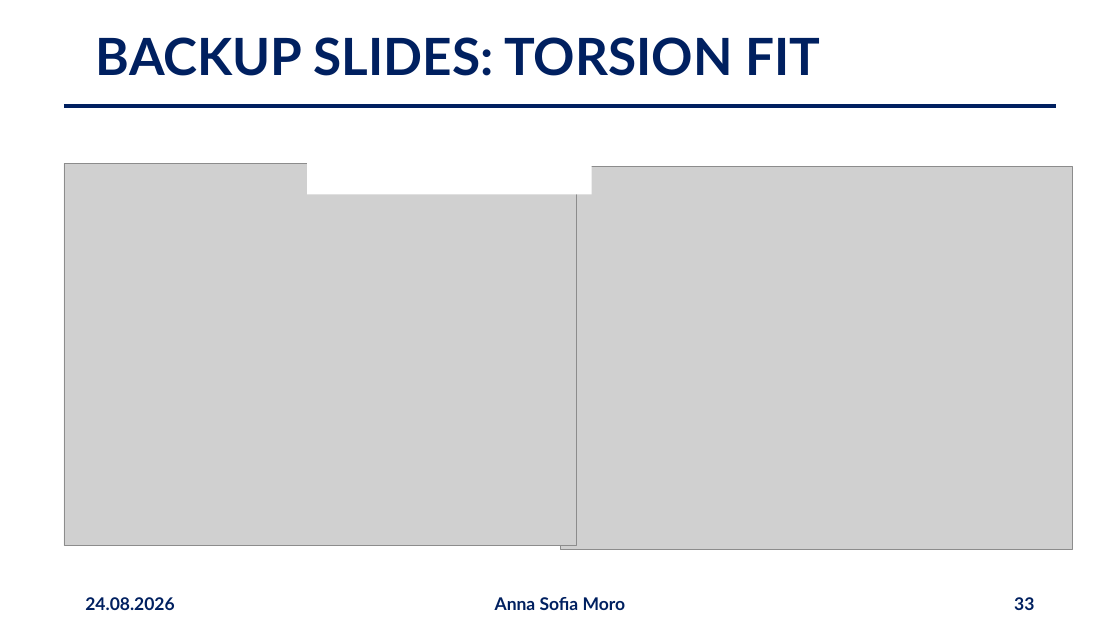
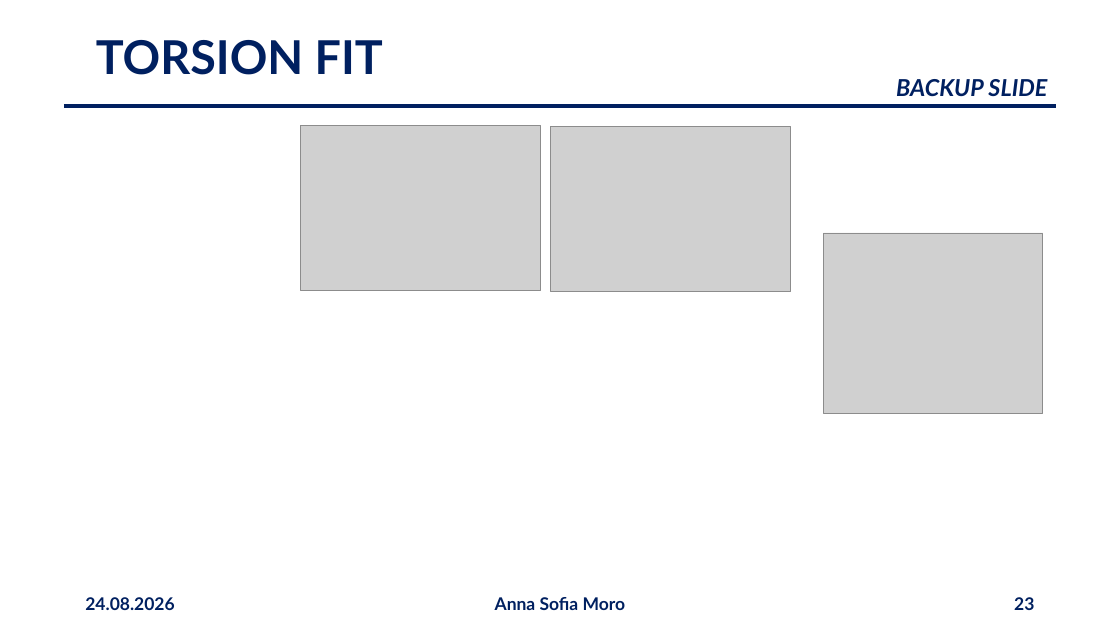
Before and after one commit to annaasofia/tesi, a slide deck: slide 23 of slides/presentazione2408.pptx (slide 33 before the commit). Drawn at 1120x630 pixels with LibreOffice and Linux fonts; fonts in the diff are those of the drawing; grey boxes stand for pictures. Boxes give left, top, right and bottom in pixels: in the first picture for what was removed or moved away, otherwise in the second. Text is boxed around its words. In the diff, an @@ line names an element or a change of style, - is before the commit and + after.

```diff
--- a/slides/presentazione2408.pptx
+++ b/slides/presentazione2408.pptx
@@ title at box(96, 40, 383, 75): text changed; size 44 to 40 pt @@
-BACKUP SLIDES: TORSION FIT
+TORSION FIT
@@ text added at box(896, 79, 1047, 96), 20 pt, text #002060, bold, italic @@
+BACKUP SLIDE
@@ picture added at box(301, 125, 541, 291) @@
@@ rectangle removed at box(308, 139, 592, 194) @@
@@ picture added at box(551, 127, 791, 292) @@
@@ picture removed at box(64, 163, 576, 545) @@
@@ picture removed at box(560, 166, 1073, 549) @@
@@ rectangle removed at box(708, 163, 967, 276) @@
@@ picture added at box(823, 233, 1043, 413) @@
@@ page number at box(1014, 597, 1034, 610): text changed @@
-33
+23
```
Also in this commit, not shown: 15 other slides changed, 1 slide added, 8 slides removed.
